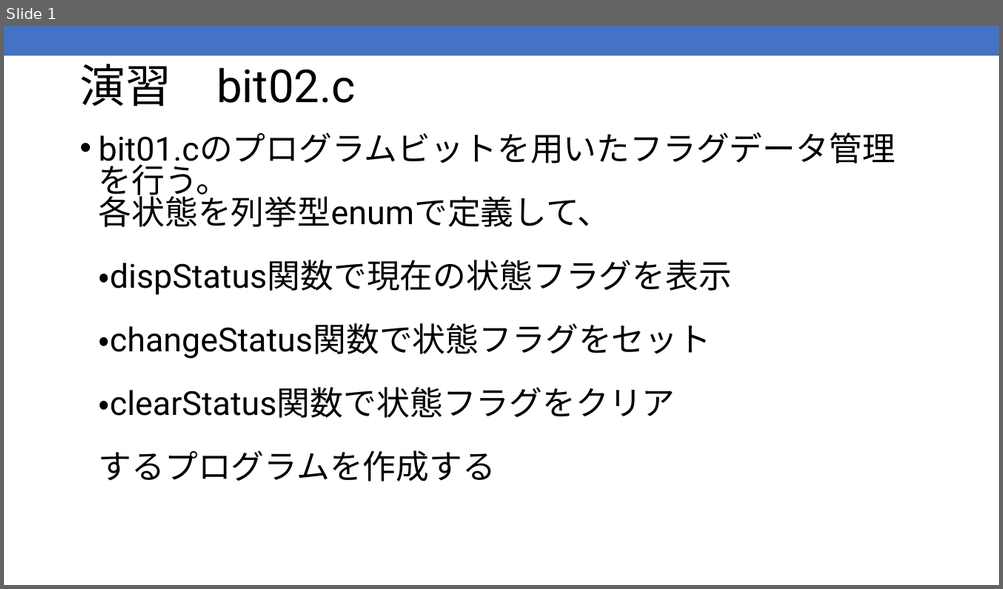
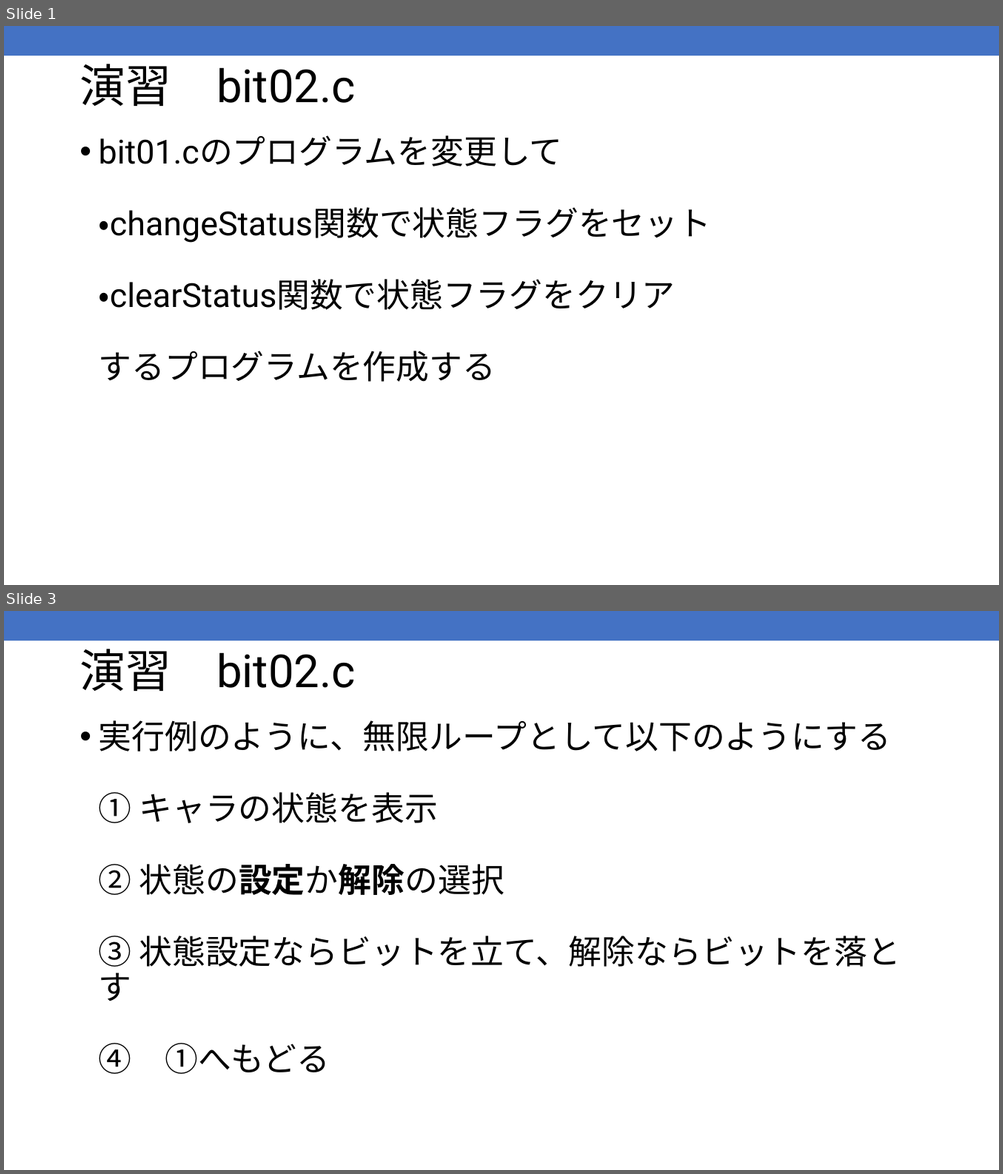
Before and after one commit to kic-murata/cpp2025, a slide deck: 授業資料/演習問題：ビット処理2025案.pptx. Shown one above the other, each under a label of ours: slide 1 before the commit, slides 1 and 3 after it; the slides between them are not shown. The pictures are 1003x589 and 1003x1174 pixels, drawn with LibreOffice and Linux fonts; fonts in the diff are those of the drawing. Boxes give left, top, right and bottom in pixels: in the first picture for what was removed or moved away, otherwise in the second. Text is boxed around its words. In the diff, an @@ line names an element or a change of style, - is before the commit and + after.

```diff
--- a/授業資料/演習問題：ビット処理2025案.pptx
+++ b/授業資料/演習問題：ビット処理2025案.pptx
@@ slide 3 added at box(4, 611, 999, 1170), background #FFFFFF; not listed: 1 template element that a slide beside it also shows @@
@@ title added at box(79, 649, 355, 691), 44 pt, text #000000 @@
+演習 bit02.c
@@ text added at box(99, 721, 901, 1074), 32 pt, text #000000 @@
+• 実行例のように、無限ループとして以下のようにする
+  ① キャラの状態を表示
+  ② 状態の設定か解除の選択
+  ③ 状態設定ならビットを立て、解除ならビットを落とす
+  ④ ①へもどる
@@ slide 1 changed as well @@
@@ text at box(99, 136, 711, 382): text changed @@
-• bit01.cのプログラムビットを用いたフラグデータ管理を行う。
-  各状態を列挙型enumで定義して、
-  ・dispStatus関数で現在の状態フラグを表示
-  ・changeStatus関数で状態フラグをセット
-  ・clearStatus関数で状態フラグをクリア
-  するプログラムを作成する
+• bit01.cのプログラムを変更して
+  ・changeStatus関数で状態フラグをセット
+  ・clearStatus関数で状態フラグをクリア
+  するプログラムを作成する
```
Also in this commit, not shown: 11 other slides changed, 2 other slides added.
